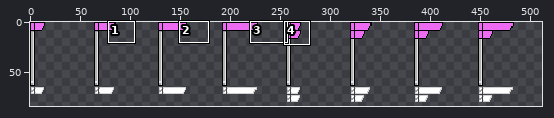
Sprite sheet, stored at dat/tilesets/default/misc/flags.png. The first picture is a wide view before the edit; the outline marks the close-up.
Close-up. Before:
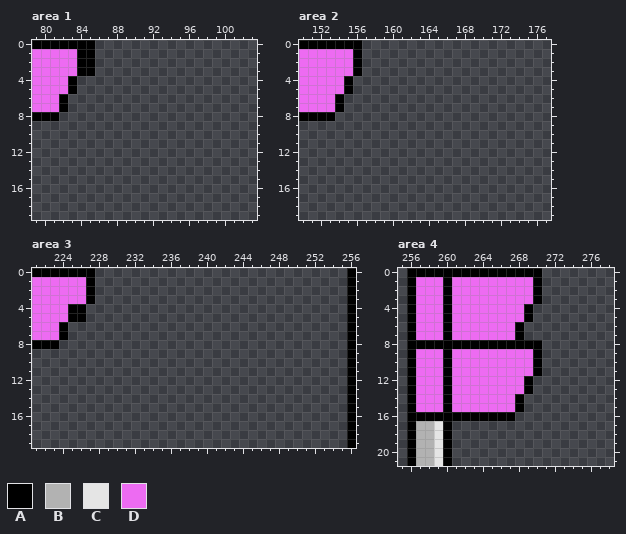
The file is 512x128 pixels. Shown: area 1: x 79..103, y 0..19; area 2: x 150..177, y 0..19; area 3: x 221..256, y 0..19; area 4: x 255..278, y 0..21. The wide view leaves out empty margins. The commit also changed other parts of the picture, which this record leaves out.
Palette (. is transparent): A #000000  B #b2b2b2  C #e5e5e5  D #ed6bf2
Pixels before, area 1, first column x 79:
0 AAAAAAA
1 DDDDDAA
2 DDDDDAA
3 DDDDDAA
4 DDDDA..
5 DDDDA..
6 DDDA...
7 DDDA...
8 AAA....
Pixels before, area 2, first column x 150:
0 AAAAAAA
1 DDDDDDA
2 DDDDDDA
3 DDDDDDA
4 DDDDDA.
5 DDDDDA.
6 DDDDA..
7 DDDDA..
8 AAAA...
Pixels before, area 3, first column x 221:
 0 AAAAAAA............................A
 1 DDDDDDA............................A
 2 DDDDDDA............................A
 3 DDDDDDA............................A
 4 DDDDAA.............................A
 5 DDDDAA.............................A
 6 DDDA...............................A
 7 DDDA...............................A
 8 AAA................................A
 9 ...................................A
10 ...................................A
11 ...................................A
12 ...................................A
13 ...................................A
14 ...................................A
15 ...................................A
16 ...................................A
17 ...................................A
18 ...................................A
19 ...................................A
Pixels before, area 4, first column x 256:
 0 AAAAAAAAAAAAAAA
 1 ADDDADDDDDDDDDA
 2 ADDDADDDDDDDDDA
 3 ADDDADDDDDDDDDA
 4 ADDDADDDDDDDDA.
 5 ADDDADDDDDDDDA.
 6 ADDDADDDDDDDA..
 7 ADDDADDDDDDDA..
 8 AAAAAAAAAAAAAAA
 9 ADDDADDDDDDDDDA
10 ADDDADDDDDDDDDA
11 ADDDADDDDDDDDDA
12 ADDDADDDDDDDDA.
13 ADDDADDDDDDDDA.
14 ADDDADDDDDDDA..
15 ADDDADDDDDDDA..
16 AAAAAAAAAAAA...
17 ABBCA..........
18 ABBCA..........
19 ABBCA..........
20 ABBCA..........
21 ABBCA..........
The result:
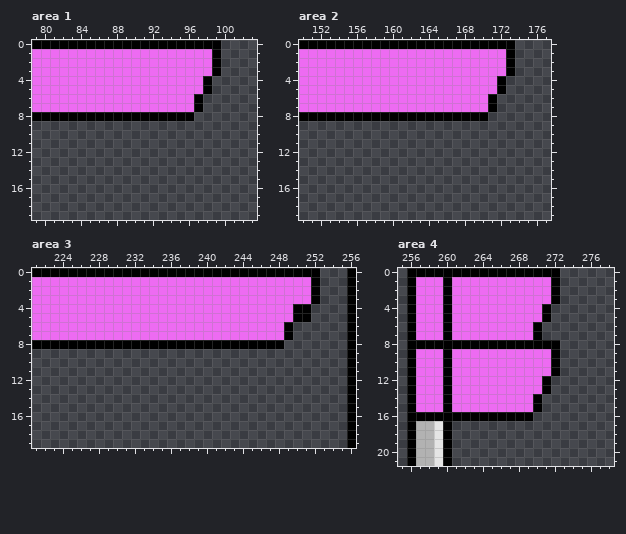
Change:
Changed rows in their new state; - is an unchanged pixel.
Area 1:
first column x 82:
 0 ----AAAAAAAAAAAAAA
 1 --DDDDDDDDDDDDDDDA
 2 --DDDDDDDDDDDDDDDA
 3 --DDDDDDDDDDDDDDDA
 4 -DDDDDDDDDDDDDDDA-
 5 -DDDDDDDDDDDDDDDA-
 6 DDDDDDDDDDDDDDDA--
 7 DDDDDDDDDDDDDDDA--
 8 AAAAAAAAAAAAAAA---
Area 2:
first column x 154:
 0 ---AAAAAAAAAAAAAAAAA
 1 --DDDDDDDDDDDDDDDDDA
 2 --DDDDDDDDDDDDDDDDDA
 3 --DDDDDDDDDDDDDDDDDA
 4 -DDDDDDDDDDDDDDDDDA-
 5 -DDDDDDDDDDDDDDDDDA-
 6 DDDDDDDDDDDDDDDDDA--
 7 DDDDDDDDDDDDDDDDDA--
 8 AAAAAAAAAAAAAAAAA---
Area 3:
first column x 224:
 0 ----AAAAAAAAAAAAAAAAAAAAAAAAA
 1 ---DDDDDDDDDDDDDDDDDDDDDDDDDA
 2 ---DDDDDDDDDDDDDDDDDDDDDDDDDA
 3 ---DDDDDDDDDDDDDDDDDDDDDDDDDA
 4 -DDDDDDDDDDDDDDDDDDDDDDDDDAA-
 5 -DDDDDDDDDDDDDDDDDDDDDDDDDAA-
 6 DDDDDDDDDDDDDDDDDDDDDDDDDA---
 7 DDDDDDDDDDDDDDDDDDDDDDDDDA---
 8 AAAAAAAAAAAAAAAAAAAAAAAAA----
Area 4:
first column x 268:
 0 ---AA
 1 --DDA
 2 --DDA
 3 --DDA
 4 -DDA-
 5 -DDA-
 6 DDA--
 7 DDA--
 8 ---AA
 9 --DDA
10 --DDA
11 --DDA
12 -DDA-
13 -DDA-
14 DDA--
15 DDA--
16 AA---
Pixel boxes of the changes (left, top, right, bottom) in both close-ups:
changed: (59, 40, 221, 121)
changed: (335, 40, 515, 121)
changed: (59, 268, 320, 349)
changed: (515, 268, 560, 421)
